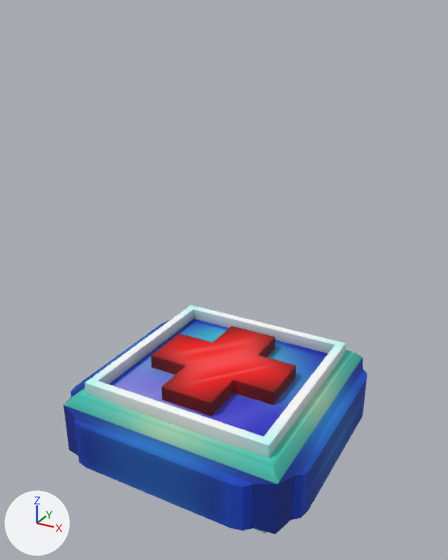
One commit to the FBX model BeanRiceHeaven/Assets/Resources/Object/Healkit/Healkit.FBX: the scene before it, then after it.
Both versions are drawn from a camera (50 mm lens) standing at (0.221, -0.399, 0.316) and looking at (0.004, -0.004, 0.119). Every picture has the same lights, and +X, +Y and +Z are marked at lower left. Where no turn or scale is listed for an object, it has been applied to the vertices.
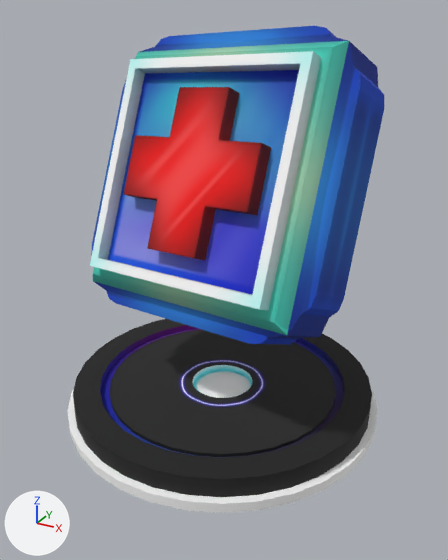
Where the newer file only moved an object's origin or applied its transform, the numbers keep the older frame.

What differs and where, as boxes [x1, y1, x2, y2] in the pictures (448 x 560 px):
'Box100', reshaped (39% taller): before [63, 305, 367, 534]; after [90, 26, 384, 345]
'Cylinder018', added (black): after [67, 319, 378, 513]

The edits, one by one:
Picture 'HealkitBottom.png' (img_healkitbottom_png) is new.
Material '18 - Default' (mat_18___default) is new.
Its texture is img_healkitbottom_png (with its transparency).
Its roughness is 0.859.
me_mesh has 466 vertices, 464 faces and spans x -0.107..0.107, y -0.107..0.107, z -0.042..0.042.
me_mesh is used by ob_box100; location (0.0, 0.0, 0.0).
me_mesh part 1: the whole mesh is multiplied about its middle by the matrix ((0.983, 0.002, -0.183), (-0.167, 0.413, -0.895), (0.073, 0.911, 0.407)), then moved by (0.0, 0.0, 0.195).
Mesh me_mesh_001 is new.
It has 352 vertices, 700 faces and spans x -0.131..0.131, y -0.131..0.131, z 0.0..0.025.
It uses material mat_18___default (picture img_healkitbottom_png).
Object 'Cylinder018' (ob_cylinder018) is new; it shows me_mesh_001.
Its location is (0.0, 0.0, 0.0).
